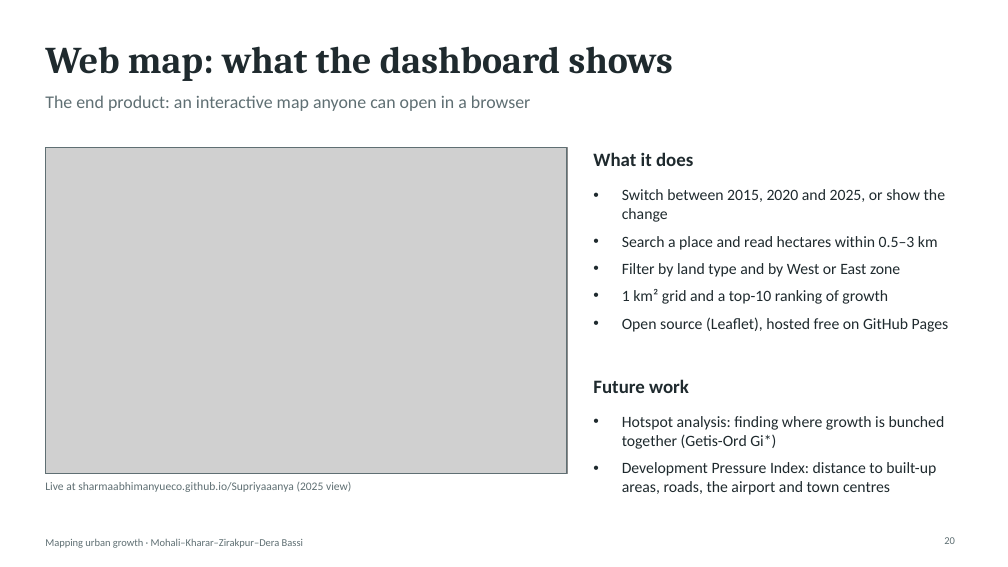
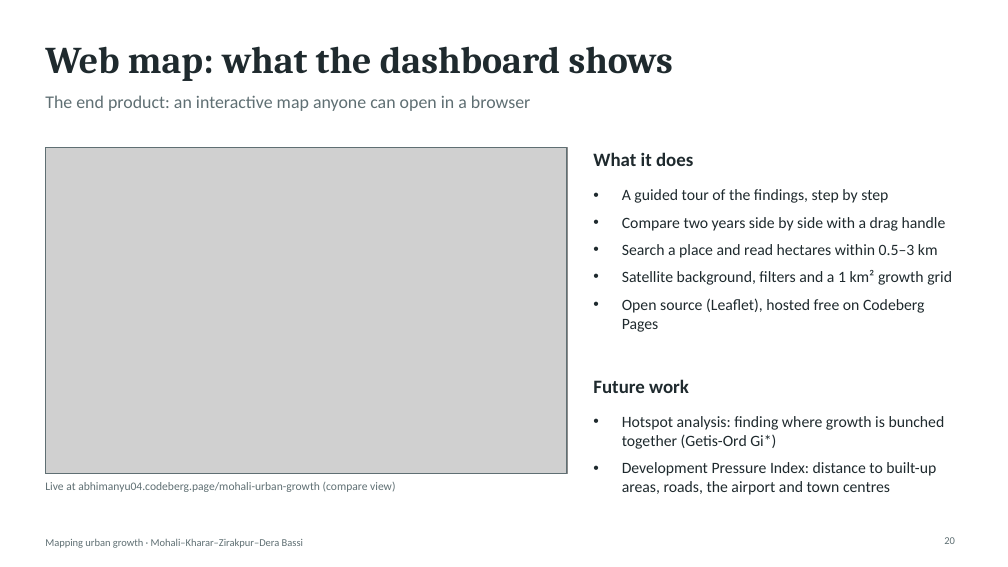
Before and after one commit to SharmaAbhimanyueco/Supriyaaanya, a slide deck: slide 20 of slides/Urban_Growth_Mohali_slides.pptx. Drawn at 1008x567 pixels with LibreOffice and Linux fonts; fonts in the diff are those of the drawing; grey boxes stand for pictures. Boxes give left, top, right and bottom in pixels: in the first picture for what was removed or moved away, otherwise in the second. Text is boxed around its words. In the diff, an @@ line names an element or a change of style, - is before the commit and + after.

```diff
--- a/slides/Urban_Growth_Mohali_slides.pptx
+++ b/slides/Urban_Growth_Mohali_slides.pptx
@@ text at box(622, 189, 946, 231): text changed @@
-• Switch between 2015, 2020 and 2025, or show the change
+• A guided tour of the findings, step by step
+• Compare two years side by side with a drag handle
@@ text at box(622, 270, 952, 332): text changed @@
-• Filter by land type and by West or East zone
-• 1 km² grid and a top-10 ranking of growth
-• Open source (Leaflet), hosted free on GitHub Pages
+• Satellite background, filters and a 1 km² growth grid
+• Open source (Leaflet), hosted free on Codeberg Pages
@@ text at box(45, 482, 395, 492): text changed @@
-Live at sharmaabhimanyueco.github.io/Supriyaaanya (2025 view)
+Live at abhimanyu04.codeberg.page/mohali-urban-growth (compare view)
```
Also in this commit, not shown: 34 other files.
